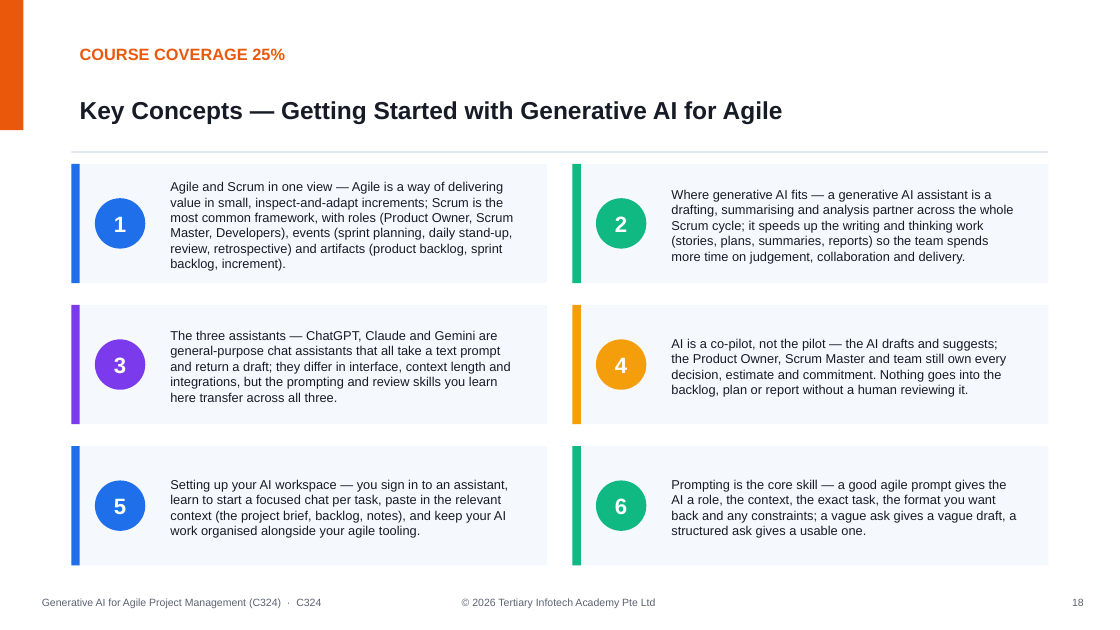
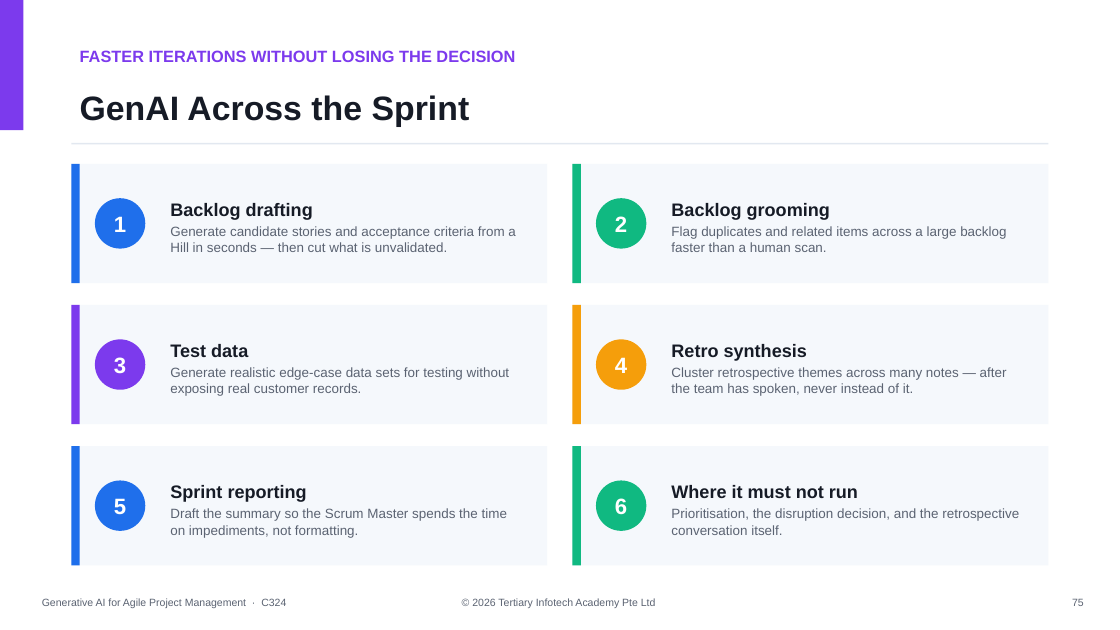
Before and after one commit to tertiarycourses/C324-Generative-AI-for-Agile-Project-Management, a slide deck: slide 75 of courseware/Generative AI for Agile Project Management (C324)-v1.0.pptx (slide 19 before the commit). Drawn at 1120x630 pixels with LibreOffice and Linux fonts; fonts in the diff are those of the drawing. Boxes give left, top, right and bottom in pixels: in the first picture for what was removed or moved away, otherwise in the second. Text is boxed around its words. In the diff, an @@ line names an element or a change of style, - is before the commit and + after.

```diff
--- a/courseware/Generative AI for Agile Project Management (C324)-v1.0.pptx
+++ b/courseware/Generative AI for Agile Project Management (C324)-v1.0.pptx
@@ rectangle at [0,0,24,130]: fill #EA580C to #7C3AED @@
@@ text at [80,50,515,62]: text changed; text colour #EA580C to #7C3AED @@
-COURSE COVERAGE 25%
+FASTER ITERATIONS WITHOUT LOSING THE DECISION
@@ text at [80,95,470,127]: text changed; size 21 to 29 pt @@
-Key Concepts — Getting Started with Generative AI for Agile
+GenAI Across the Sprint
@@ rectangle: place and size @@
-rectangle at [71,151,1049,153]
+rectangle at [71,143,1049,145]
@@ text at [170,203,515,252]: text changed; size 11 to 11.5 pt; text colour #161B26 to #5B6372 @@
-Agile and Scrum in one view — Agile is a way of delivering value in small, inspect-and-adapt increments; Scrum is the most common framework, with roles (Product Owner, Scrum Master, Developers), events (sprint planning, daily stand-up, review, retrospective) and artifacts (product backlog, sprint backlog, increment).
+Backlog drafting
+Generate candidate stories and acceptance criteria from a Hill in seconds — then cut what is unvalidated.
@@ text at [671,203,1006,252]: text changed; size 11 to 11.5 pt; text colour #161B26 to #5B6372 @@
-Where generative AI fits — a generative AI assistant is a drafting, summarising and analysis partner across the whole Scrum cycle; it speeds up the writing and thinking work (stories, plans, summaries, reports) so the team spends more time on judgement, collaboration and delivery.
+Backlog grooming
+Flag duplicates and related items across a large backlog faster than a human scan.
@@ text at [170,344,510,396]: text changed; size 11 to 11.5 pt; text colour #161B26 to #5B6372 @@
-The three assistants — ChatGPT, Claude and Gemini are general-purpose chat assistants that all take a text prompt and return a draft; they differ in interface, context length and integrations, but the prompting and review skills you learn here transfer across all three.
+Test data
+Generate realistic edge-case data sets for testing without exposing real customer records.
@@ text at [671,344,1007,396]: text changed; size 11 to 11.5 pt; text colour #161B26 to #5B6372 @@
-AI is a co-pilot, not the pilot — the AI drafts and suggests; the Product Owner, Scrum Master and team still own every decision, estimate and commitment. Nothing goes into the backlog, plan or report without a human reviewing it.
+Retro synthesis
+Cluster retrospective themes across many notes — after the team has spoken, never instead of it.
@@ text at [170,485,507,538]: text changed; size 11 to 11.5 pt; text colour #161B26 to #5B6372 @@
-Setting up your AI workspace — you sign in to an assistant, learn to start a focused chat per task, paste in the relevant context (the project brief, backlog, notes), and keep your AI work organised alongside your agile tooling.
+Sprint reporting
+Draft the summary so the Scrum Master spends the time on impediments, not formatting.
@@ text at [671,485,1019,535]: text changed; size 11 to 11.5 pt; text colour #161B26 to #5B6372 @@
-Prompting is the core skill — a good agile prompt gives the AI a role, the context, the exact task, the format you want back and any constraints; a vague ask gives a vague draft, a structured ask gives a usable one.
+Where it must not run
+Prioritisation, the disruption decision, and the retrospective conversation itself.
@@ text at [42,598,286,608]: text changed @@
-Generative AI for Agile Project Management (C324) · C324
+Generative AI for Agile Project Management · C324
@@ text at [1072,599,1084,606]: text changed @@
-18
+75
```
Also in this commit, not shown: 19 other slides changed, 102 slides added, 130 slides removed, 51 other files.
